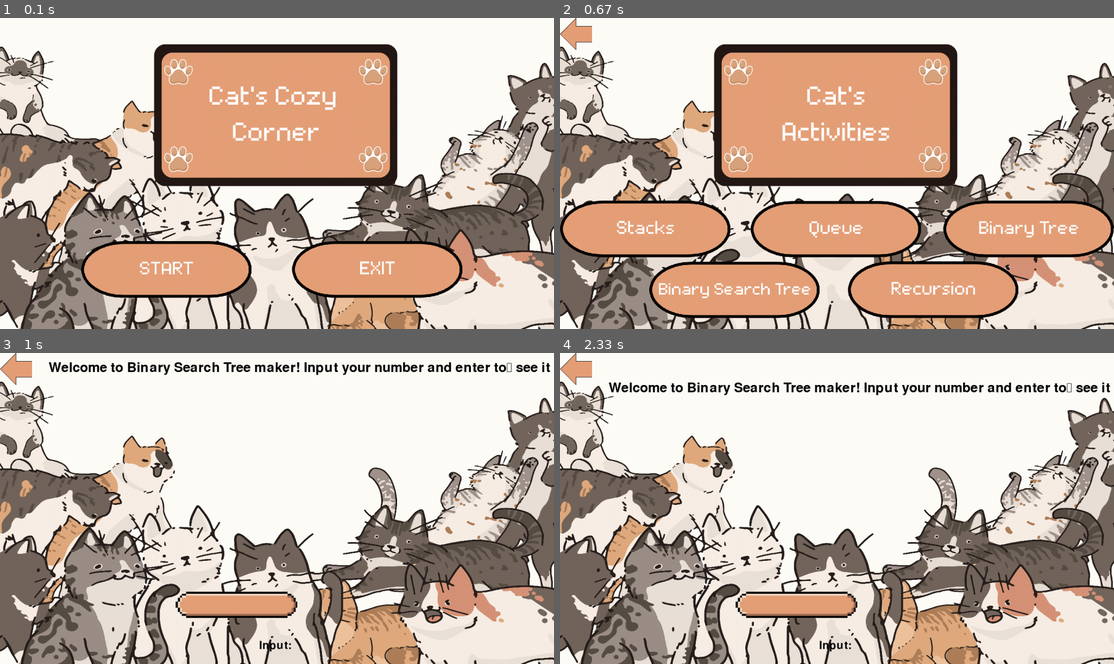
Above: before the commit, frames 1-4 (two rows, left to right).
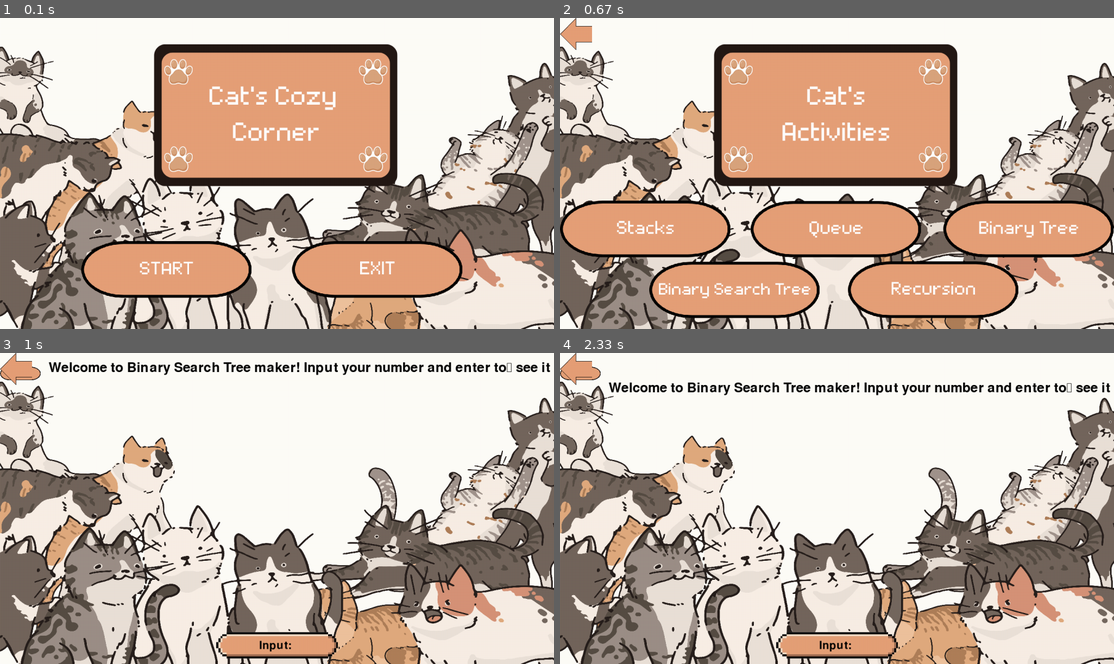
Above: after the commit, the same moments.

Repository: kok0krunch/data_structure_algortihm_simulation
Game: pygame game, started from pygame files/main.py
Two runs of this game, one before a commit and one after it. Both use one fixed random seed, a clock stepped at 60 frames per second and the inputs below.
Inputs (mouse positions are in pixels of both pictures, inside the frame that each line leads up to):
- Up to frame 1 (0.1 s): no input
- Up to frame 2 (0.67 s): click (726, 269) at 0.38 s
- Up to frame 3 (1 s): click (171, 623) at 0.72 s
- Up to frame 4 (2.33 s): type "ann" at 1 s; tap Enter at 1.33 s; hold Up from 2.1 s (still down)

Frames 1-2 are identical in both runs. In frame 3, 3.6% of the frame differs, in the area x 0-61%, y 4-99%; in frame 4, 3.6%.

Commit message:
Revised: Added scale to buttons

Diff:
--- a/pygame files/bst_pygame.py
+++ b/pygame files/bst_pygame.py
@@ -43,6 +43,14 @@
     search_button_img = pygame.image.load("images/bst_images/bst_search.png").convert_alpha()
     finish_button_img = pygame.image.load("images/bst_images/bst_done.png").convert_alpha()
 
+    #graphics_scale
+    input_box_img = pygame.transform.scale(input_box_img, (300, 300))
+    delete_button_img = pygame.transform.scale(delete_button_img, (100, 100))
+    insert_button_img = pygame.transform.scale(insert_button_img, (100, 100))
+    center_button_img = pygame.transform.scale(center_button_img, (100, 100))
+    search_button_img = pygame.transform.scale(search_button_img, (100, 100))
+    finish_button_img = pygame.transform.scale(finish_button_img, (100, 100))
+
     #graphics_rect
     input_box_rect = input_box_img.get_rect()
     delete_button_rect = delete_button_img.get_rect()
@@ -53,10 +61,10 @@
 
     user_input = ""
     bst = BinarySearchTree()
+    #graphics position
+    input_box_rect.center = (screen.get_width() // 2, screen.get_height() - 30)
     font = pygame.font.SysFont(None, 26)
     input_font = pygame.font.SysFont(None, 40)
-    input_box_img = pygame.transform.scale(input_box_img, (300, 300))
-    input_box_rect.center = (screen.get_width() // 2, screen.get_height() - 30)
     tree_offset_x = 0
     tree_offset_y = 0
 
@@ -112,7 +120,14 @@
         instruction_rect = instruction_surface.get_rect(topleft=(x_margin,y_margin))
         screen.blit(instruction_surface, instruction_rect)
 
+        #blit buttons
         screen.blit(input_box_img, input_box_rect)
+        screen.blit(delete_button_img, delete_button_rect)
+        screen.blit(search_button_img, search_button_rect)
+        screen.blit(center_button_img, center_button_rect)
+        screen.blit(finish_button_img, finish_button_rect)
+        screen.blit(insert_button_img, insert_button_rect)
+
         input_surface = input_font.render("Input: " + user_input, True, (0, 0, 0))
         input_rect = input_surface.get_rect(
         center=(screen.get_width() // 2, screen.get_height() - 45))
